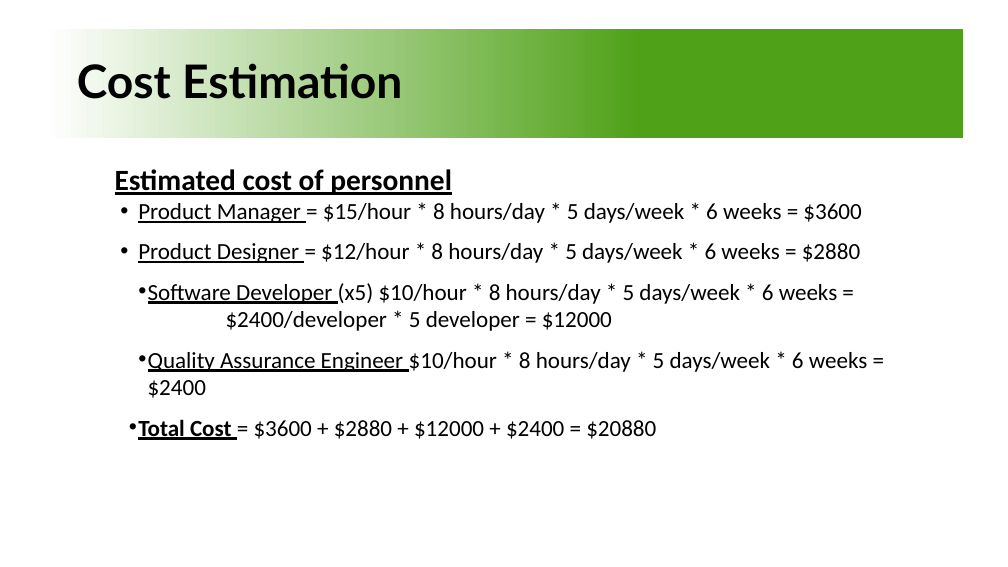
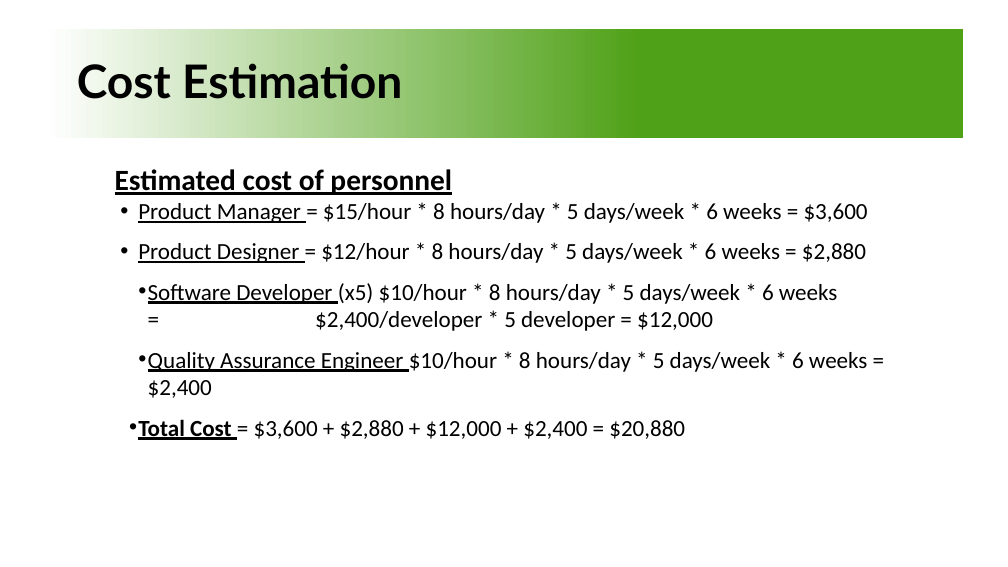
Before and after one commit to emmaxtung/3354-GreenHome, a slide deck: slide 4 of Presentation Slides.pptx. Drawn at 1008x567 pixels with LibreOffice and Linux fonts; fonts in the diff are those of the drawing. Boxes give left, top, right and bottom in pixels: in the first picture for what was removed or moved away, otherwise in the second. Text is boxed around its words. In the diff, an @@ line names an element or a change of style, - is before the commit and + after.

```diff
--- a/Presentation Slides.pptx
+++ b/Presentation Slides.pptx
@@ text at <box>138,203,868,440</box>: text changed @@
-• Product Manager = $15/hour * 8 hours/day * 5 days/week * 6 weeks = $3600
-• Product Designer = $12/hour * 8 hours/day * 5 days/week * 6 weeks = $2880
-• Software Developer (x5) $10/hour * 8 hours/day * 5 days/week * 6 weeks = $2400/developer * 5 developer = $12000
-• Quality Assurance Engineer $10/hour * 8 hours/day * 5 days/week * 6 weeks = $2400
-• Total Cost = $3600 + $2880 + $12000 + $2400 = $20880
+• Product Manager = $15/hour * 8 hours/day * 5 days/week * 6 weeks = $3,600
+• Product Designer = $12/hour * 8 hours/day * 5 days/week * 6 weeks = $2,880
+• Software Developer (x5) $10/hour * 8 hours/day * 5 days/week * 6 weeks = $2,400/developer * 5 developer = $12,000
+• Quality Assurance Engineer $10/hour * 8 hours/day * 5 days/week * 6 weeks = $2,400
+• Total Cost = $3,600 + $2,880 + $12,000 + $2,400 = $20,880
```
Also in this commit, not shown: 2 other slides changed, 1 slide added, 1 other file.
